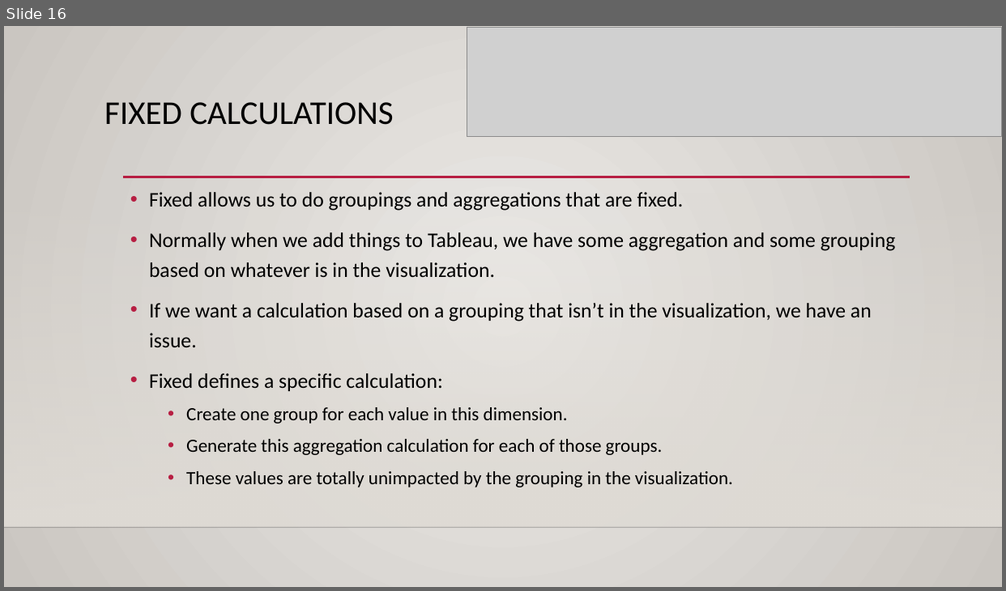
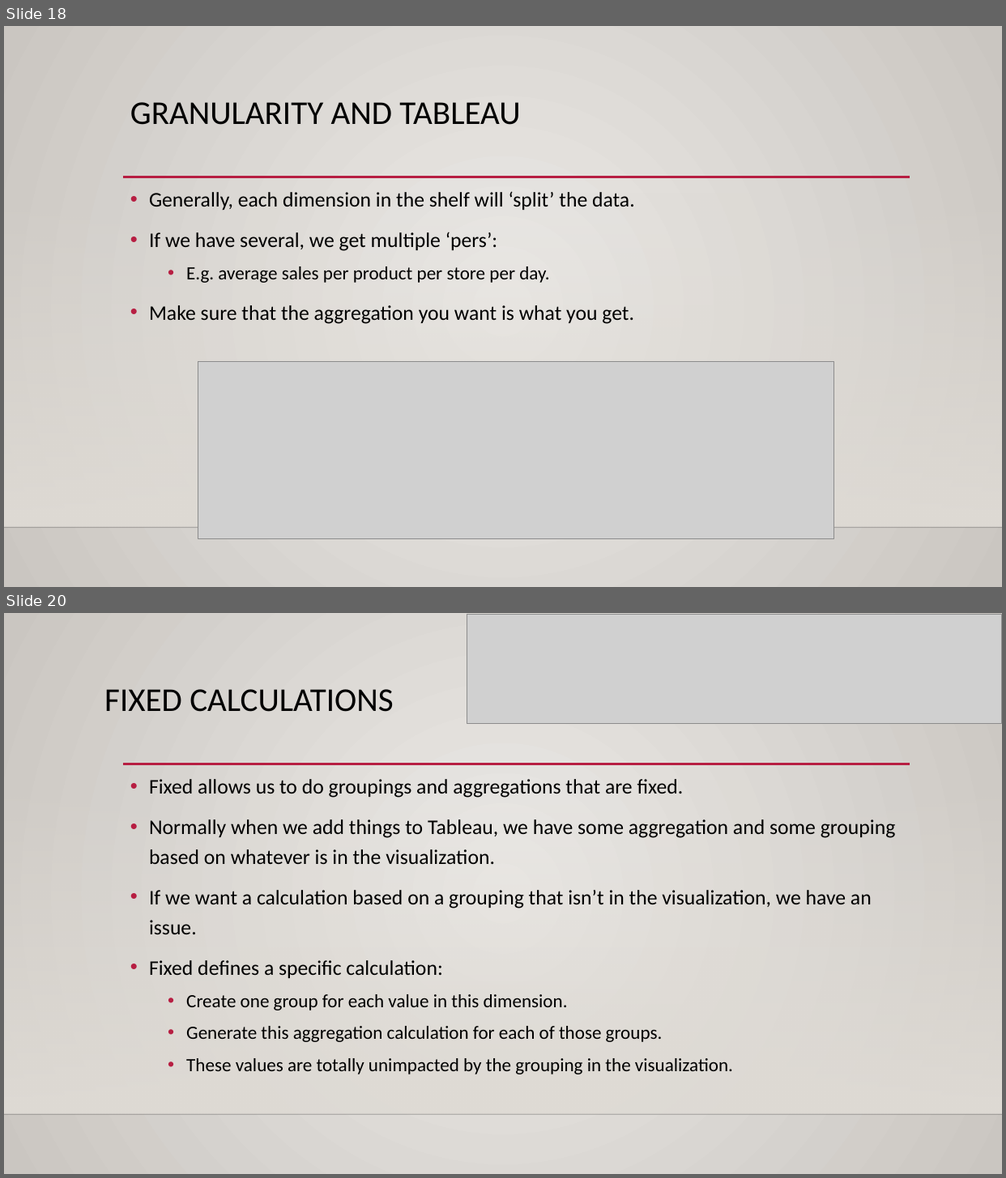
Before and after one commit to AkeemSemper/ml_datasets, a slide deck: slides/spatial_joins.pptx. Shown one above the other, each under a label of ours: slide 16 before the commit, slides 18 and 20 after it; the slides between them are not shown. The pictures are 1006x591 and 1006x1178 pixels, drawn with LibreOffice and Linux fonts; fonts in the diff are those of the drawing; grey boxes stand for pictures; background and template pictures are left out. Boxes give left, top, right and bottom in pixels: in the first picture for what was removed or moved away, otherwise in the second. Text is boxed around its words. In the diff, an @@ line names an element or a change of style, - is before the commit and + after.

```diff
--- a/slides/spatial_joins.pptx
+++ b/slides/spatial_joins.pptx
@@ slide 18 added at (4, 26, 1002, 587), background gradient #ECEAE7 to #CAC7C1; not listed: 3 template elements that a slide beside it also shows @@
@@ title added at (130, 102, 520, 125), 32 pt, text #000000 @@
+GRANULARITY AND TABLEAU
@@ text added at (149, 191, 635, 324), 20 pt, text #000000 @@
+• Generally, each dimension in the shelf will ‘split’ the data.
+• If we have several, we get multiple ‘pers’:
+  • E.g. average sales per product per store per day.
+• Make sure that the aggregation you want is what you get.
@@ picture added at (198, 361, 834, 540) @@
@@ what was slide 16 is now slide 20 @@
```
Also in this commit, not shown: 1 slide changed, 3 other slides added, 6 other files.
